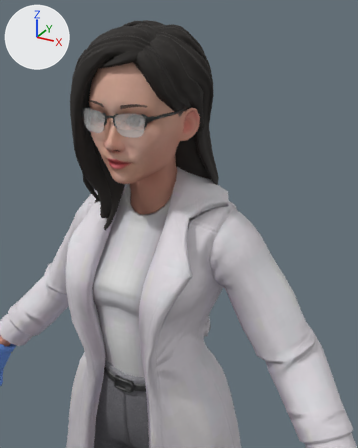
A saved change to the glTF model public/glb/FemaleDoctor1.glb.
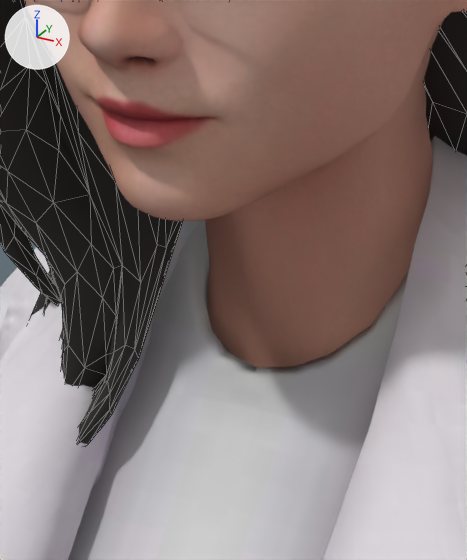
There are two pictures of each version: one from a 50 mm lens placed at (0.459, -0.756, 1.792), pointed at (0.099, -0.101, 1.464), one close up on the part from 24% to 51% of the width and 31% to 57% of the height. The axes (+X, +Y, +Z) are drawn at upper left. The lights are the same throughout. The last two pictures show the newer version. The close-ups show mesh edges as thin lines. Vertices at exactly the same position are counted once.

The scene before the commit, as lines of its bpy script (objects in view):
```python
me_wolf3d_head = bpy.data.meshes.new('Wolf3D_Head')
me_wolf3d_head.from_pydata(...)  # 2060 vertices, 4094 faces; spans x -0.094..0.094, y -0.151..0.055, z 1.432..1.743
me_wolf3d_head.materials.append(mat_wolf3d_skin)  # picture img_basecolor_001
me_wolf3d_outfit_top = bpy.data.meshes.new('Wolf3D_Outfit_Top')
me_wolf3d_outfit_top.from_pydata(...)  # 2722 vertices, 5328 faces; spans x -0.465..0.465, y -0.181..0.108, z 0.671..1.529
me_wolf3d_outfit_top.materials.append(mat_wolf3d_outfit_top)
me_wolf3d_teeth = bpy.data.meshes.new('Wolf3D_Teeth')
me_wolf3d_teeth.from_pydata(...)  # 77 vertices, 100 faces; spans x -0.0271..0.0271, y -0.1304..-0.0655, z 1.5461..1.5819
me_wolf3d_teeth.materials.append(mat_wolf3d_teeth)  # picture img_wolf3d_teeth
ob_wolf3d_head = bpy.data.objects.new('Wolf3D_Head', me_wolf3d_head)
ob_wolf3d_head.location = (0.0, 0.0, 0.0)
ob_wolf3d_outfit_top = bpy.data.objects.new('Wolf3D_Outfit_Top', me_wolf3d_outfit_top)
ob_wolf3d_outfit_top.location = (0.0, 0.0, 0.0)
ob_wolf3d_teeth = bpy.data.objects.new('Wolf3D_Teeth', me_wolf3d_teeth)
ob_wolf3d_teeth.location = (0.0, 0.0, 0.0)
# also in view: 'Wolf3D_Hair' at (-0.007, -0.009, 1.576)
```
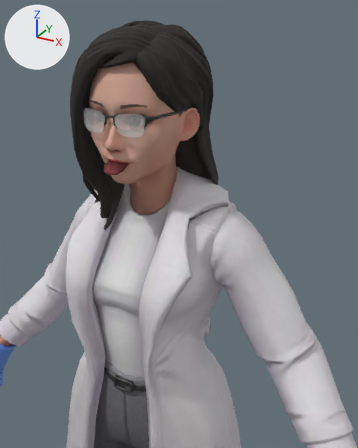
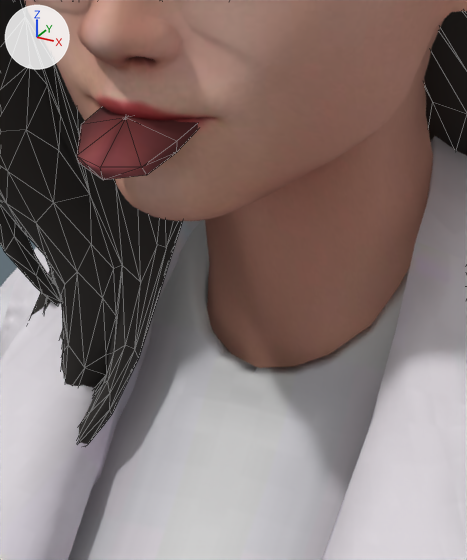
The newer file adds a shape key; the second version is drawn at full value of the shape key 'tongueOut' of 'Wolf3D_Teeth', and the change is written as the vertex moves it makes.

What differs and where, as boxes (x1, y1, x2, y2) in the close-ups (467 x 560 px):
'Wolf3D_Teeth', reshaped (not visible before): after (77, 107, 198, 180)

The edits, one by one:
me_wolf3d_teeth is used by ob_wolf3d_teeth; location (0.0, 0.0, 0.0).
me_wolf3d_teeth had 77 vertices, 100 faces and spanned x -0.0271..0.0271, y -0.1304..-0.0655, z 1.5461..1.5819.
me_wolf3d_teeth now has 77 vertices, 100 faces and spans x -0.0271..0.0271, y -0.1522..-0.0885, z 1.5459..1.5819.
Part 1, on me_wolf3d_teeth:
Vertex 60 of me_wolf3d_teeth moves from (0.0197, -0.0745, 1.566) to (0.0197, -0.1067, 1.5649).
Vertex 61 of me_wolf3d_teeth moves from (0.0193, -0.0946, 1.5636) to (0.0193, -0.1361, 1.5579) at pixel (176, 141).
Vertex 62 of me_wolf3d_teeth moves from (0.0193, -0.096, 1.5601) to (0.0193, -0.1365, 1.5541) at pixel (176, 152).
Vertex 63 of me_wolf3d_teeth moves from (0.0131, -0.1088, 1.562) to (0.0131, -0.1473, 1.5512) at pixel (141, 167).
Vertex 64 of me_wolf3d_teeth moves from (0.0138, -0.1093, 1.5589) to (0.0138, -0.1459, 1.5482) at pixel (146, 175).
Vertex 65 of me_wolf3d_teeth moves from (0.0, -0.0655, 1.5708) to (0.0, -0.0985, 1.5709).
Vertex 66 of me_wolf3d_teeth moves from (0.0, -0.0744, 1.5711) to (0.0, -0.1074, 1.5699).
Vertex 67 of me_wolf3d_teeth moves from (0.0, -0.094, 1.5691) to (0.0, -0.1369, 1.5634) at pixel (125, 117).
Vertex 68 of me_wolf3d_teeth moves from (0.0, -0.0755, 1.5616) to (0.0, -0.1071, 1.5603).
Vertex 69 of me_wolf3d_teeth moves from (-0.0197, -0.0745, 1.566) to (-0.0197, -0.1067, 1.5649).
Vertex 70 of me_wolf3d_teeth moves from (-0.0193, -0.0946, 1.5636) to (-0.0193, -0.1361, 1.5579) at pixel (80, 124).
Vertex 71 of me_wolf3d_teeth moves from (-0.0193, -0.096, 1.5601) to (-0.0193, -0.1365, 1.5541) at pixel (80, 136).
Vertex 72 of me_wolf3d_teeth moves from (0.0, -0.1147, 1.56) to (0.0, -0.1511, 1.5459) at pixel (103, 180).
Vertex 73 of me_wolf3d_teeth moves from (-0.0131, -0.1088, 1.562) to (-0.0131, -0.1473, 1.5512) at pixel (76, 155).
Vertex 74 of me_wolf3d_teeth moves from (-0.0138, -0.1093, 1.5589) to (-0.0138, -0.1459, 1.5482) at pixel (78, 162).
Vertex 75 of me_wolf3d_teeth moves from (0.0, -0.0954, 1.5588) to (0.0, -0.1356, 1.553).
Vertex 76 of me_wolf3d_teeth moves from (0.0, -0.1129, 1.5643) to (0.0, -0.1522, 1.5505) at pixel (100, 167).
